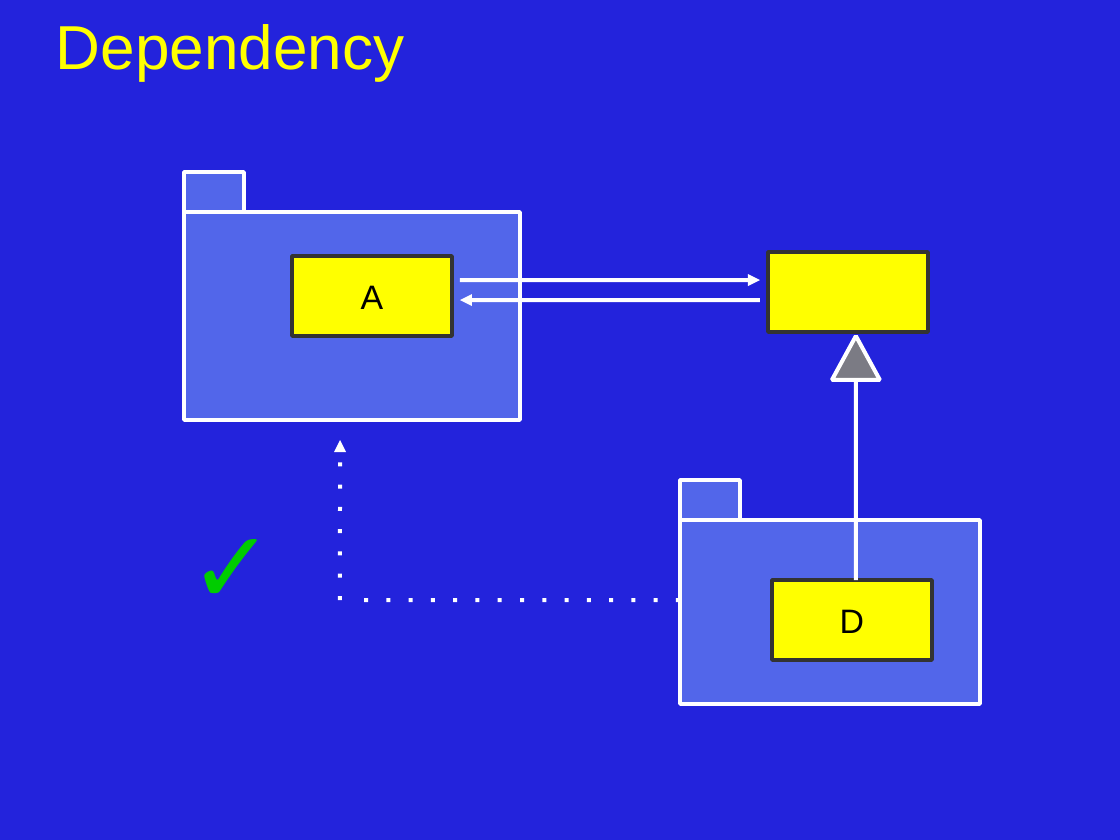
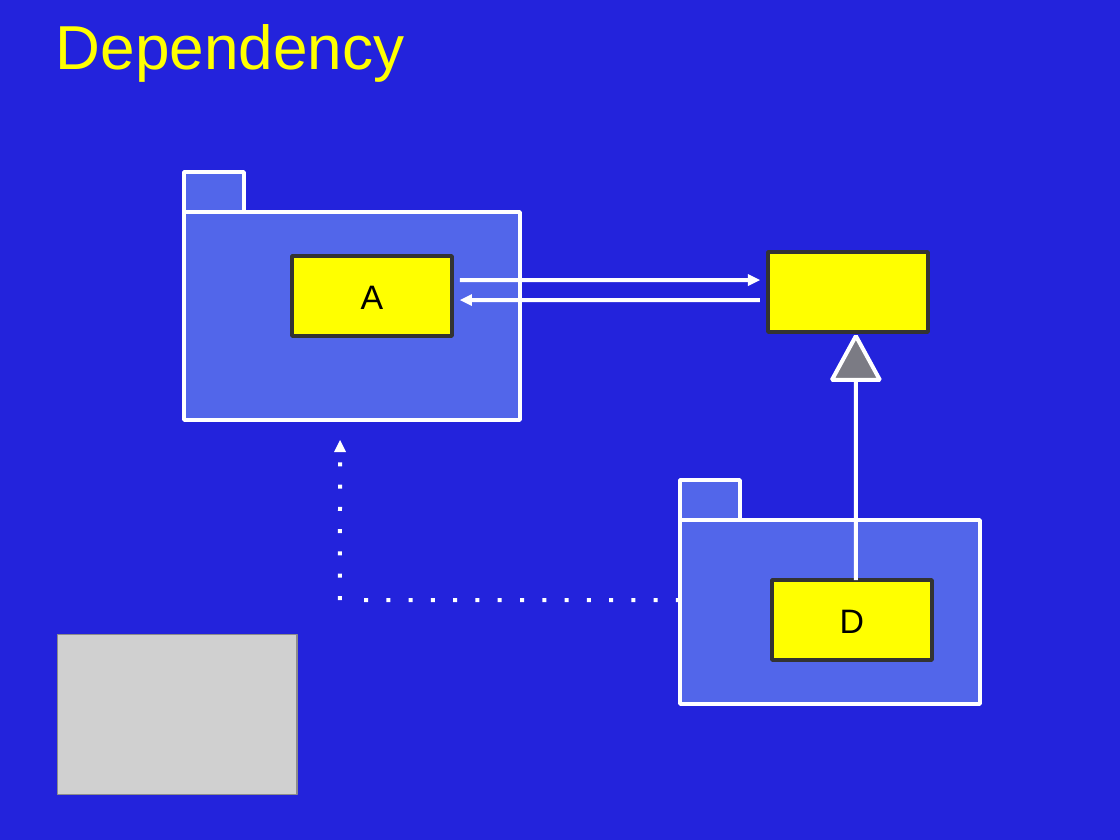
Before and after one commit to JonJagger/two-day-courses, a slide deck: slide 13 of cppf/08_Object_Oriented_Programming.odp (slide 12 before the commit). Drawn at 1120x840 pixels with LibreOffice and Linux fonts; fonts in the diff are those of the drawing; grey boxes stand for pictures. Boxes give left, top, right and bottom in pixels: in the first picture for what was removed or moved away, otherwise in the second. Text is boxed around its words. In the diff, an @@ line names an element or a change of style, - is before the commit and + after.

```diff
--- a/cppf/08_Object_Oriented_Programming.odp
+++ b/cppf/08_Object_Oriented_Programming.odp
@@ text removed at bbox=[180, 497, 678, 629] @@
-✓
@@ picture added at bbox=[57, 634, 297, 794] @@
```
Also in this commit, not shown: 5 other slides changed, 4 slides added.
